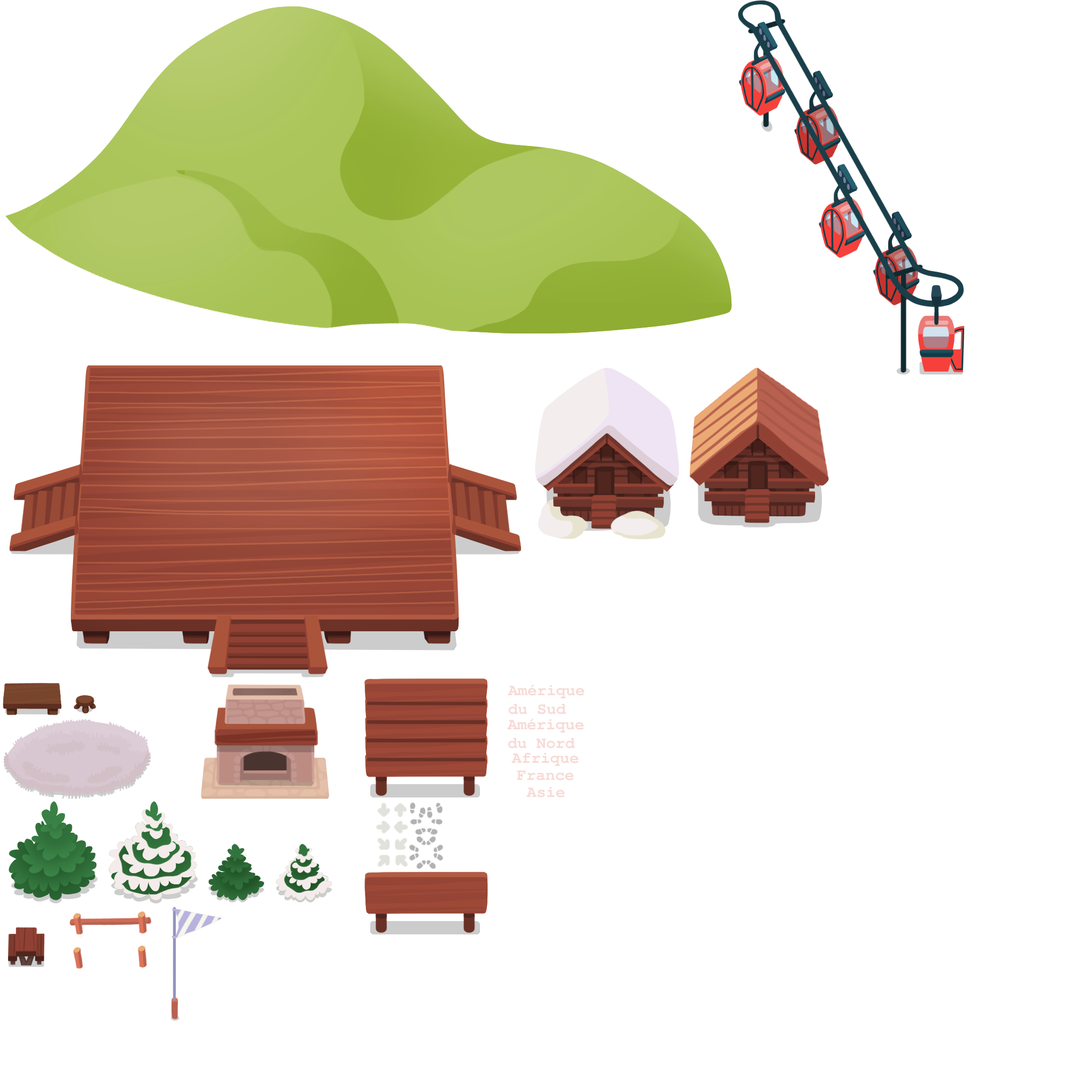
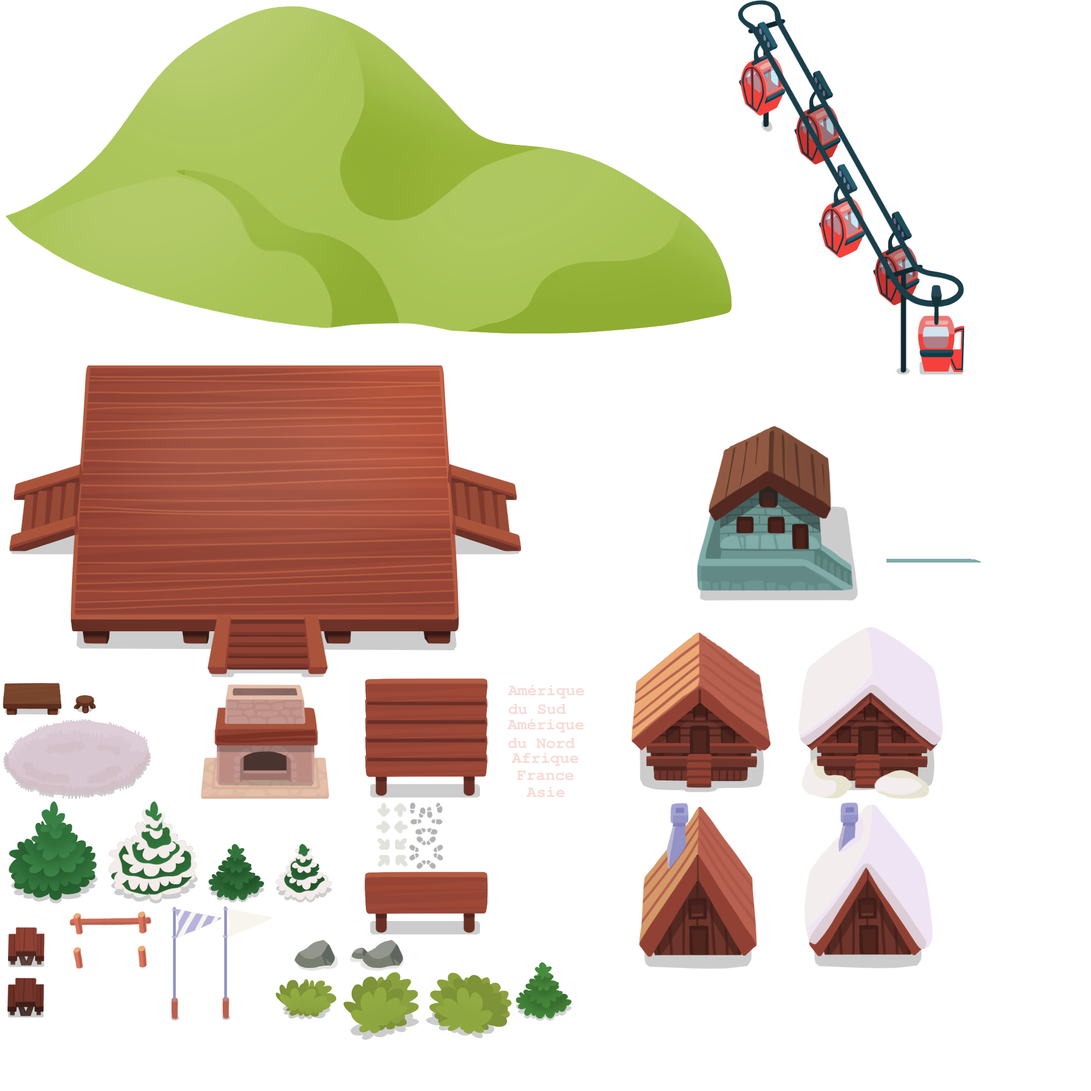
Layer changes from the first 1091 × 1091 image to the second:
painted on "Sev_Props.png" over (x1=7, y1=367, x2=982, y2=1041)
